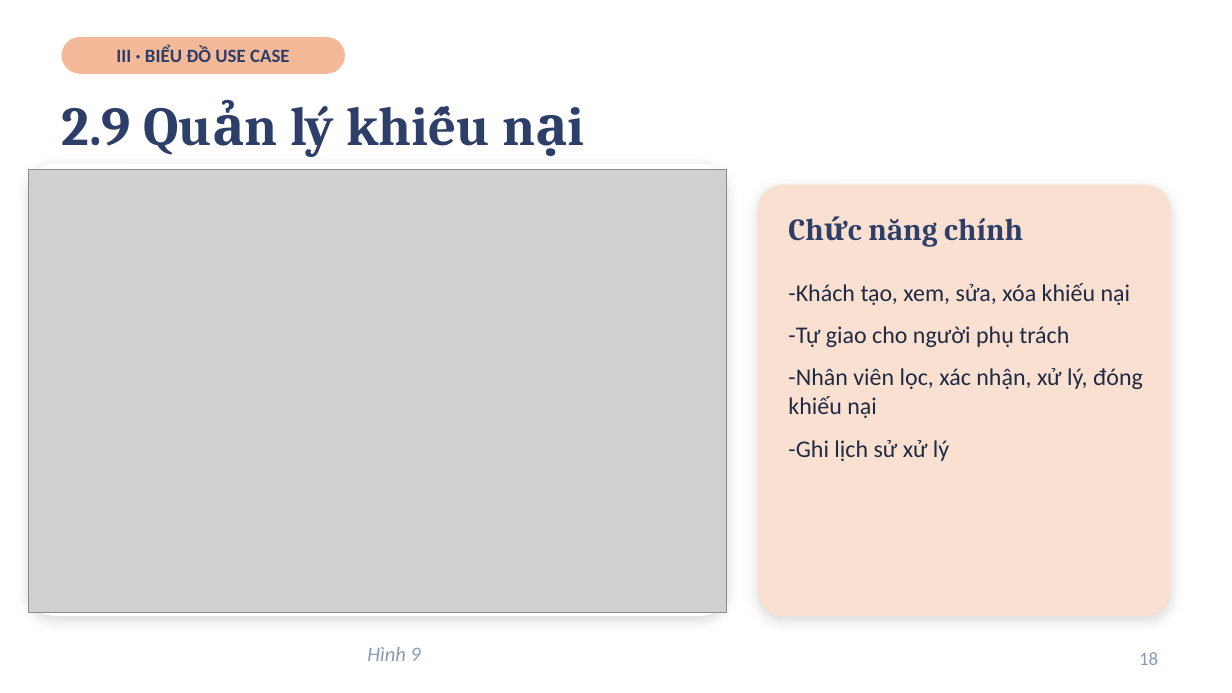
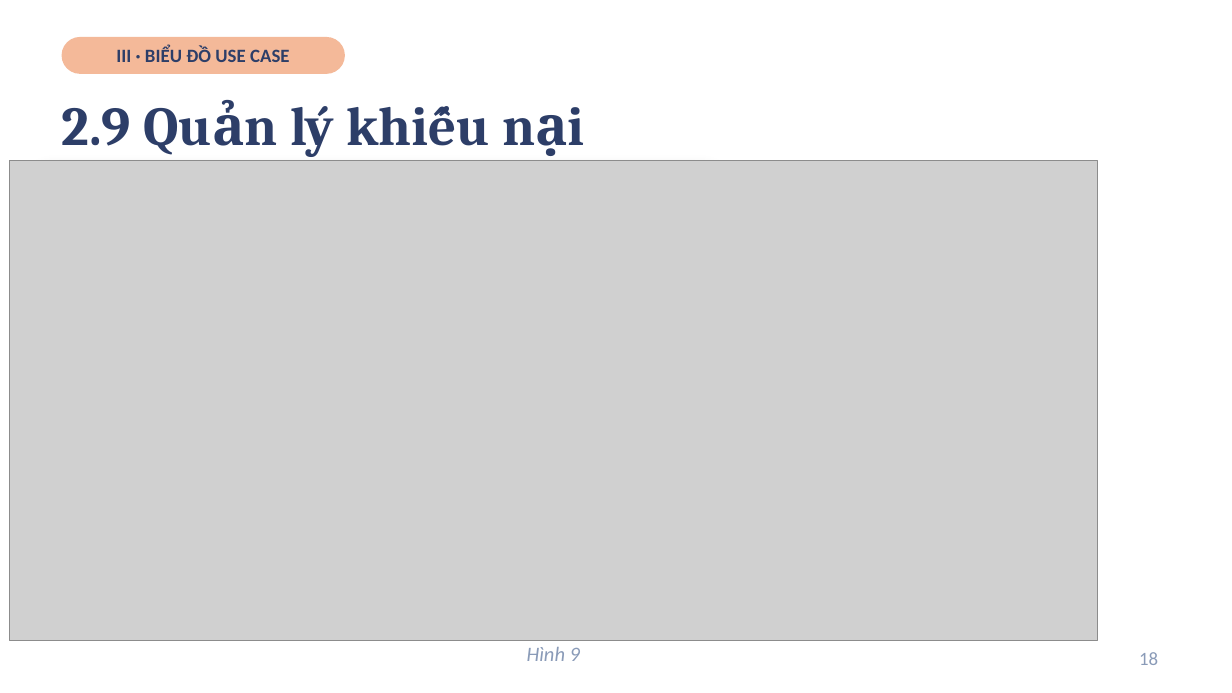
Before and after one commit to tqlong1003/SPS-System, a slide deck: slide 18 of Slide_Khoa_Luan.pptx. Drawn at 1232x693 pixels with LibreOffice and Linux fonts; fonts in the diff are those of the drawing; grey boxes stand for pictures. Boxes give left, top, right and bottom in pixels: in the first picture for what was removed or moved away, otherwise in the second. Text is boxed around its words. In the diff, an @@ line names an element or a change of style, - is before the commit and + after.

```diff
--- a/Slide_Khoa_Luan.pptx
+++ b/Slide_Khoa_Luan.pptx
@@ picture: place and size @@
-picture at bbox=[28, 169, 727, 612]
+picture at bbox=[10, 160, 1098, 641]
@@ rounded rectangle removed at bbox=[758, 185, 1170, 616] @@
@@ text removed at bbox=[868, 218, 1023, 247] @@
-Chức năng chính
@@ text removed at bbox=[788, 283, 1143, 461] @@
--Khách tạo, xem, sửa, xóa khiếu nại
--Tự giao cho người phụ trách
--Nhân viên lọc, xác nhận, xử lý, đóng khiếu nại
--Ghi lịch sử xử lý
@@ text "Hình 9": place and size @@
-text "Hình 9" at bbox=[367, 647, 420, 661]
+text "Hình 9" at bbox=[527, 647, 580, 661]
```
Also in this commit, not shown: 12 other slides changed, 1 other file.
